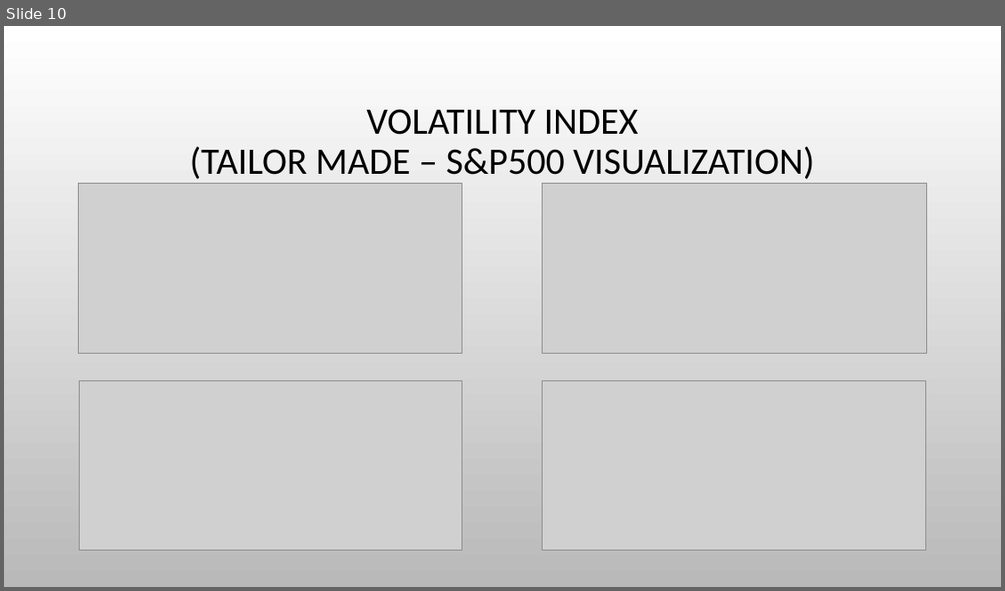
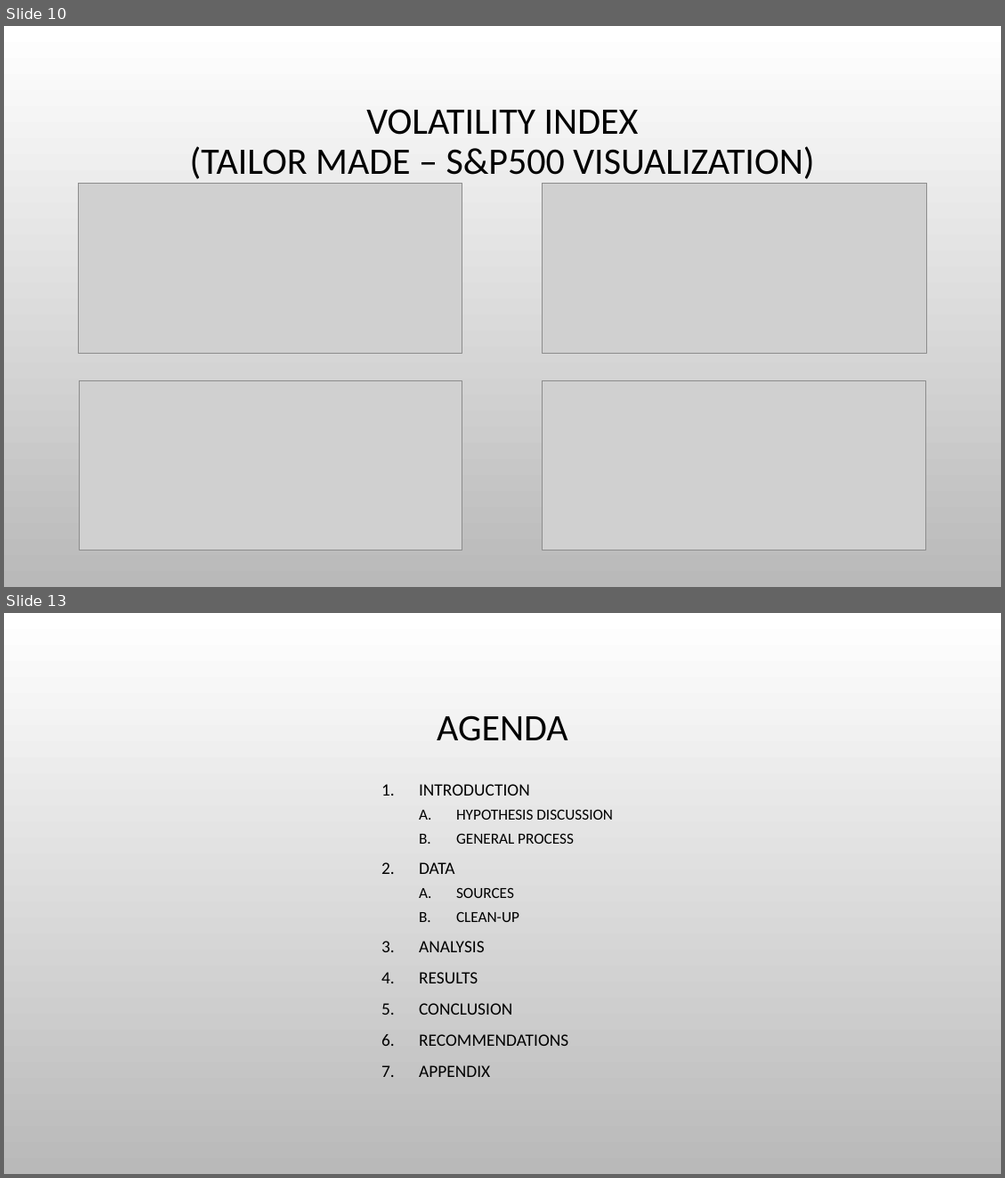
Before and after one commit to sunwukong76/GroupProject1, a slide deck: Code/Andres_Mejia/Visualizations_AM.pptx. Shown one above the other, each under a label of ours: slide 10 before the commit, slides 10 and 13 after it; the slides between them are not shown. The pictures are 1005x591 and 1005x1178 pixels, drawn with LibreOffice and Linux fonts; fonts in the diff are those of the drawing; grey boxes stand for pictures; background and template pictures are left out. Boxes give left, top, right and bottom in pixels: in the first picture for what was removed or moved away, otherwise in the second. Text is boxed around its words. In the diff, an @@ line names an element or a change of style, - is before the commit and + after.

Commit message:
adjusted the presentation, stopped at analysis for correlation. need to review all of our current state results to see exactly how we want to check for correlation. Need to check with team on this as well.

```diff
--- a/Code/Andres_Mejia/Visualizations_AM.pptx
+++ b/Code/Andres_Mejia/Visualizations_AM.pptx
@@ slide 13 added at box(4, 613, 1001, 1174), background picture (left out) @@
@@ title added at box(437, 715, 568, 741), 36 pt, text #000000 @@
+AGENDA
@@ text added at box(419, 784, 613, 1077), 16.6 pt, text #000000 @@
+1. INTRODUCTION
+  A. HYPOTHESIS DISCUSSION
+  B. GENERAL PROCESS
+2. DATA
+  A. SOURCES
+  B. CLEAN-UP
+3. ANALYSIS
+4. RESULTS
+5. CONCLUSION
+6. RECOMMENDATIONS
+7. APPENDIX
```
Also in this commit, not shown: 8 other slides added.
